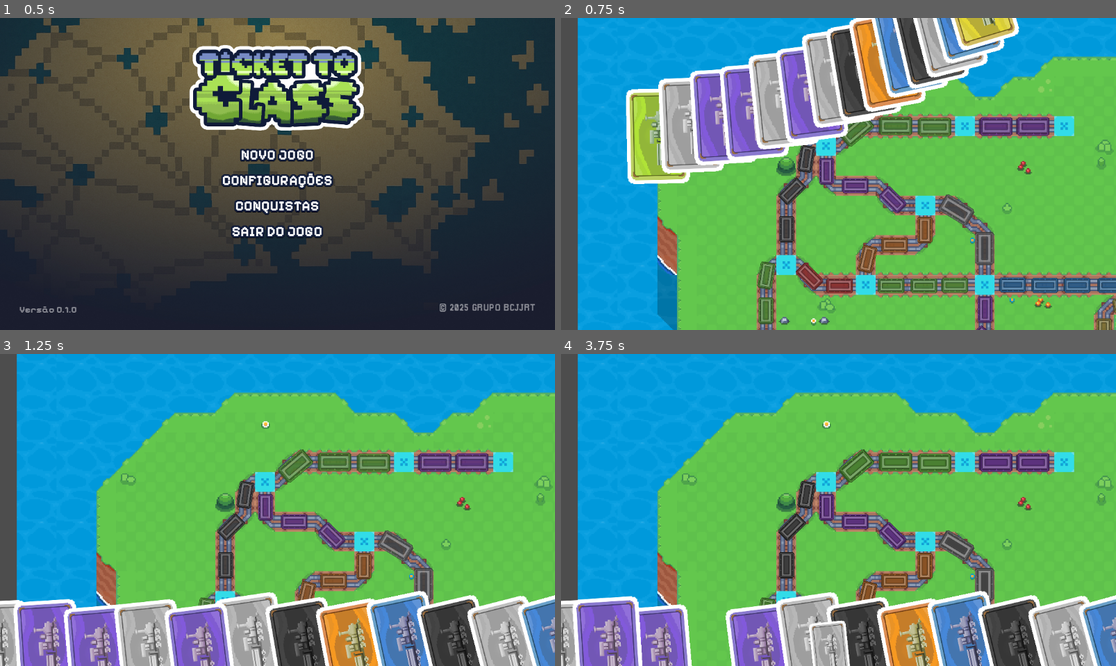
Above: before the commit, frames 1-4 (two rows, left to right).
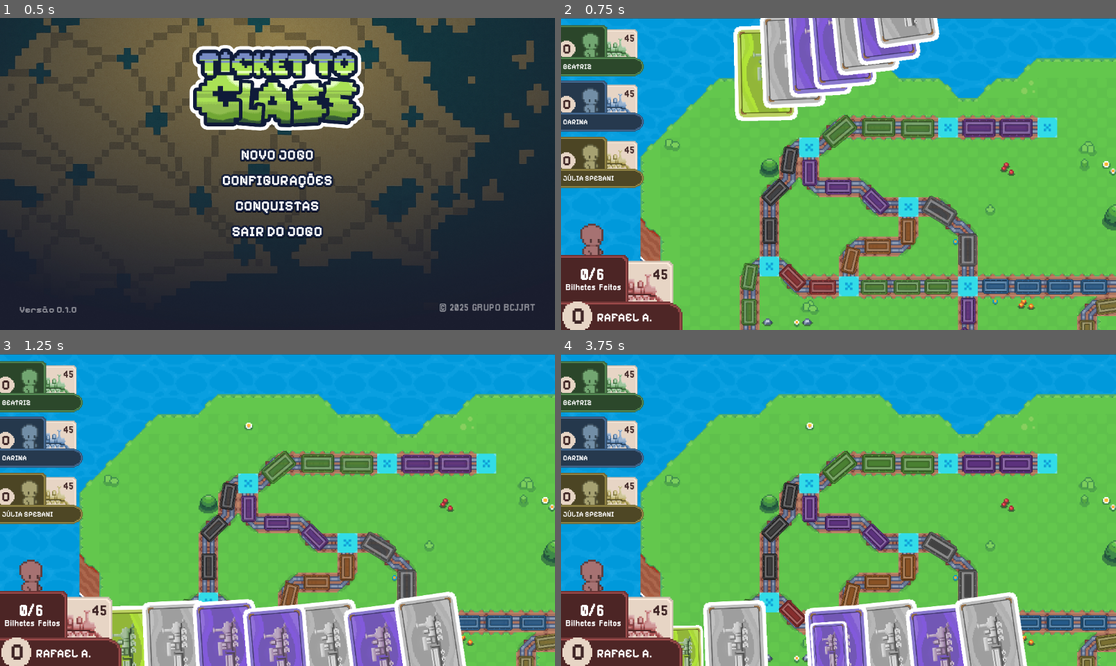
Above: after the commit, the same moments.

Repository: rafaamparo/ticket-to-ride-es2
Game: Godot game, scene res://scenes/main_menu.tscn
Same seed, same stepped clock (60 frames per second), same inputs: the game is played once before the commit and once after it.
Inputs (mouse positions are in pixels of both pictures, inside the frame that each line leads up to):
- Up to frame 1 (0.5 s): no input
- Up to frame 2 (0.75 s): tap Enter at 0.5 s; drag from (838, 155) to (894, 105) at 0.52 s
- Up to frame 3 (1.25 s): no input
- Up to frame 4 (3.75 s): tap Space at 1.25 s; drag from (605, 647) to (760, 653) at 1.27 s; move the mouse to (660, 653) at 2.02 s; click (660, 653) at 2.17 s; drag from (710, 647) to (916, 650) at 2.77 s; drag from (760, 653) to (966, 641) at 3.52 s

Frame 1 is identical in both runs. In frame 2, 54% of the frame differs, in the area x 0-100%, y 0-100%; in frame 3, 44%; in frame 4, 45%.

Commit message:
Adjusts game mechanics and UI elements for player scoring
Reduces the maximum number of cards from 14 to 7 to balance gameplay.

Updates scoring mechanism by deducting points based on necessary moves.

Implements UI changes to display player points dynamically, ensuring players can track their scores effectively.

Diff:
--- a/game_assets/game_scene/object_scripts/cartas_mao_jogador.gd
+++ b/game_assets/game_scene/object_scripts/cartas_mao_jogador.gd
@@ -4,8 +4,9 @@
 var isHoveringCard: bool = false
 var cardBeingDragged: GameCard = null
 var gerenciadorDeTrilhosRef: GerenciadorDeTrilhas = null
+var pontos = 45
 const LARGURA_CARTA: float = 125*0.85
-const QTD_CARTAS: int = 14
+const QTD_CARTAS: int = 7
 const COLLISION_MASK = 1
 
 # Called when the node enters the scene tree for the first time.
@@ -129,6 +130,7 @@
 					actual_card_being_dragged.isBeingAdded = true
 					var freeze_position = actual_card_being_dragged.position
 					var num_vagoes_necessarios = trilha_detectada.get_qtd_vagoes()
+
 					var cartas_a_serem_usadas: Array[GameCard] = []
 					if actual_card_being_dragged in cartas_mesma_cor:
 						cartas_a_serem_usadas.append(actual_card_being_dragged)
@@ -177,6 +179,7 @@
 
 					print(minhas_cartas)
 					trilha_detectada.capturar_trilha()
+					pontos -= num_vagoes_necessarios
 
 					cardBeingDragged = null
 					gerenciadorDeTrilhosRef.unhighlight_all_trilhas()
@@ -296,6 +299,7 @@
 	return null
 
 func _process(_delta: float) -> void:
+	$"../GUI/Jogador Principal/pontos".text = str(pontos)
 	if cardBeingDragged:
 		var mouse_pos = get_viewport().get_mouse_position()
 		if not cardBeingDragged.isBeingAdded:
--- a/scenes/game_scene.tscn
+++ b/scenes/game_scene.tscn
@@ -6,19 +6,28 @@
 [ext_resource type="Script" path="res://game_assets/game_scene/object_scenes/caminhos/trilha.gd" id="4_5jc4f"]
 [ext_resource type="Script" path="res://scenes/gerenciador_de_trilhas.gd" id="4_elrhv"]
 [ext_resource type="PackedScene" uid="uid://j2ecbyo8q7o7" path="res://game_assets/game_scene/object_scenes/caminhos/vagao.tscn" id="5_k8cfs"]
+[ext_resource type="Texture2D" uid="uid://rpbl1vrvd025" path="res://game_assets/game_scene/object_scenes/UI/menu_jogador_vermelho.png" id="7_a2w5e"]
+[ext_resource type="FontFile" uid="uid://eekays4jqcx1" path="res://game_assets/fonts/pixelifysans/PixelifySans-Bold.ttf" id="8_nj13c"]
+[ext_resource type="FontFile" uid="uid://c8fybhkuxj3li" path="res://game_assets/fonts/pixellari/Pixellari.ttf" id="9_f5qeb"]
+[ext_resource type="Texture2D" uid="uid://d2grxjg0qcypy" path="res://game_assets/game_scene/object_scenes/UI/vermelho.png" id="10_d0qty"]
+[ext_resource type="Texture2D" uid="uid://rbxtga8bcgu" path="res://game_assets/game_scene/object_scenes/UI/menu_verde.png" id="11_uje4q"]
+[ext_resource type="Texture2D" uid="uid://b0aabpoemhme0" path="res://game_assets/game_scene/object_scenes/UI/verde.png" id="12_lecj0"]
+[ext_resource type="Texture2D" uid="uid://chxsw34405r4r" path="res://game_assets/game_scene/object_scenes/UI/menu_azul2.png" id="13_jpit7"]
+[ext_resource type="Texture2D" uid="uid://cpssv305lotst" path="res://game_assets/game_scene/object_scenes/UI/azul.png" id="14_sbpnt"]
+[ext_resource type="Texture2D" uid="uid://ddhgfprj2od0o" path="res://game_assets/game_scene/object_scenes/UI/menu_amarelo.png" id="15_d3bbw"]
+[ext_resource type="Texture2D" uid="uid://b25qxp8q8nif7" path="res://game_assets/game_scene/object_scenes/UI/amarelo.png" id="16_18u0u"]
 
 [node name="GameScene" type="Control"]
 layout_mode = 3
 anchors_preset = 15
 anchor_right = 1.0
 anchor_bottom = 1.0
-offset_left = 35.0
-offset_top = -3.0
-offset_right = 1108.0
-offset_bottom = 1574.0
+offset_right = 1073.0
+offset_bottom = 1577.0
 grow_horizontal = 2
 grow_vertical = 2
 mouse_filter = 1
+metadata/_edit_lock_ = true
 
 [node name="Camera2D" parent="." instance=ExtResource("1_gpu2n")]
 anchor_mode = 0
@@ -913,3 +922,262 @@
 [node name="Vagoes2" parent="GerenciadorDeTrilhas/TrilhaVagao50" instance=ExtResource("5_k8cfs")]
 position = Vector2(1216, 1504)
 rotation = 1.5708
+
+[node name="GUI" type="CanvasLayer" parent="."]
+
+[node name="Jogador Principal" type="Control" parent="GUI"]
+layout_mode = 3
+anchors_preset = 0
+offset_top = 473.0
+offset_right = 40.0
+offset_bottom = 513.0
+
+[node name="Rafael" type="TextureRect" parent="GUI/Jogador Principal"]
+offset_top = 19.0
+offset_right = 252.0
+offset_bottom = 175.0
+texture = ExtResource("7_a2w5e")
+expand_mode = 1
+stretch_mode = 4
+
+[node name="Nome" type="Label" parent="GUI/Jogador Principal"]
+layout_mode = 0
+offset_left = 74.0
+offset_top = 134.0
+offset_right = 189.0
+offset_bottom = 164.0
+theme_override_fonts/font = ExtResource("8_nj13c")
+theme_override_font_sizes/font_size = 25
+text = "RAFAEL A."
+
+[node name="bilhetes_relacao" type="Label" parent="GUI/Jogador Principal"]
+layout_mode = 0
+offset_left = 39.0
+offset_top = 45.0
+offset_right = 90.0
+offset_bottom = 80.0
+theme_override_fonts/font = ExtResource("9_f5qeb")
+theme_override_font_sizes/font_size = 34
+text = "0/6"
+
+[node name="bilhetes_relacao2" type="Label" parent="GUI/Jogador Principal"]
+layout_mode = 0
+offset_left = 9.0
+offset_top = 78.0
+offset_right = 125.0
+offset_bottom = 97.0
+theme_override_fonts/font = ExtResource("9_f5qeb")
+theme_override_font_sizes/font_size = 18
+text = "Bilhetes Feitos"
+
+[node name="bilhetes" type="Label" parent="GUI/Jogador Principal"]
+layout_mode = 0
+offset_left = 21.0
+offset_top = 116.0
+offset_right = 50.0
+offset_bottom = 175.0
+theme_override_colors/font_color = Color(0.247059, 0.14902, 0.14902, 1)
+theme_override_fonts/font = ExtResource("8_nj13c")
+theme_override_font_sizes/font_size = 48
+text = "0
+"
+
+[node name="pontos" type="Label" parent="GUI/Jogador Principal"]
+layout_mode = 0
+offset_left = 190.0
+offset_top = 47.0
+offset_right = 222.0
+offset_bottom = 78.0
+theme_override_colors/font_color = Color(0.247059, 0.14902, 0.14902, 1)
+theme_override_fonts/font = ExtResource("9_f5qeb")
+theme_override_font_sizes/font_size = 30
+text = "45
+"
+
+[node name="TextureRect" type="TextureRect" parent="GUI/Jogador Principal"]
+clip_contents = true
+layout_mode = 0
+offset_left = 40.0
+offset_top = -46.0
+offset_right = 160.0
+offset_bottom = 117.0
+scale = Vector2(0.4, 0.4)
+texture = ExtResource("10_d0qty")
+expand_mode = 1
+stretch_mode = 2
+
+[node name="Control" type="Control" parent="GUI"]
+layout_mode = 3
+anchors_preset = 0
+offset_top = -30.0
+offset_right = 40.0
+offset_bottom = 10.0
+
+[node name="TextureRect" type="TextureRect" parent="GUI/Control"]
+layout_mode = 0
+offset_top = 45.0
+offset_right = 172.0
+offset_bottom = 151.173
+texture = ExtResource("11_uje4q")
+expand_mode = 5
+stretch_mode = 4
+
+[node name="TextureRect2" type="TextureRect" parent="GUI/Control"]
+clip_contents = true
+offset_left = 43.0
+offset_top = 60.0
+offset_right = 163.0
+offset_bottom = 229.0
+scale = Vector2(0.3, 0.3)
+texture = ExtResource("12_lecj0")
+expand_mode = 1
+stretch_mode = 2
+
+[node name="Nome" type="Label" parent="GUI/Control"]
+offset_left = 4.0
+offset_top = 122.0
+offset_right = 119.0
+offset_bottom = 145.0
+theme_override_fonts/font = ExtResource("8_nj13c")
+theme_override_font_sizes/font_size = 15
+text = "BEATRIZ
+"
+
+[node name="bilhetes" type="Label" parent="GUI/Control"]
+offset_left = 3.0
+offset_top = 76.0
+offset_right = 24.0
+offset_bottom = 115.0
+theme_override_colors/font_color = Color(0.247059, 0.14902, 0.14902, 1)
+theme_override_fonts/font = ExtResource("8_nj13c")
+theme_override_font_sizes/font_size = 30
+text = "0
+"
+
+[node name="pontos" type="Label" parent="GUI/Control"]
+offset_left = 131.0
+offset_top = 64.0
+offset_right = 157.0
+offset_bottom = 84.0
+theme_override_colors/font_color = Color(0.247059, 0.14902, 0.14902, 1)
+theme_override_fonts/font = ExtResource("9_f5qeb")
+theme_override_font_sizes/font_size = 20
+text = "45
+"
+
+[node name="Control2" type="Control" parent="GUI"]
+layout_mode = 3
+anchors_preset = 0
+offset_top = 85.0
+offset_right = 40.0
+offset_bottom = 125.0
+
+[node name="TextureRect" type="TextureRect" parent="GUI/Control2"]
+layout_mode = 0
+offset_top = 45.0
+offset_right = 172.0
+offset_bottom = 151.173
+texture = ExtResource("13_jpit7")
+expand_mode = 5
+stretch_mode = 4
+
+[node name="TextureRect2" type="TextureRect" parent="GUI/Control2"]
+clip_contents = true
+offset_left = 43.0
+offset_top = 60.0
+offset_right = 163.0
+offset_bottom = 229.0
+scale = Vector2(0.3, 0.3)
+texture = ExtResource("14_sbpnt")
+expand_mode = 1
+stretch_mode = 2
+
+[node name="Nome" type="Label" parent="GUI/Control2"]
+offset_left = 4.0
+offset_top = 122.0
+offset_right = 132.0
+offset_bottom = 145.0
+theme_override_fonts/font = ExtResource("8_nj13c")
+theme_override_font_sizes/font_size = 15
+text = "CARINA
+"
+
+[node name="bilhetes" type="Label" parent="GUI/Control2"]
+offset_left = 3.0
+offset_top = 76.0
+offset_right = 24.0
+offset_bottom = 115.0
+theme_override_colors/font_color = Color(0.247059, 0.14902, 0.14902, 1)
+theme_override_fonts/font = ExtResource("8_nj13c")
+theme_override_font_sizes/font_size = 30
+text = "0
+"
+
+[node name="pontos" type="Label" parent="GUI/Control2"]
+offset_left = 131.0
+offset_top = 64.0
+offset_right = 157.0
+offset_bottom = 84.0
+theme_override_colors/font_color = Color(0.247059, 0.14902, 0.14902, 1)
+theme_override_fonts/font = ExtResource("9_f5qeb")
+theme_override_font_sizes/font_size = 20
+text = "45
+"
+
+[node name="Control3" type="Control" parent="GUI"]
+layout_mode = 3
+anchors_preset = 0
+offset_top = 202.0
+offset_right = 40.0
+offset_bottom = 242.0
+
+[node name="TextureRect" type="TextureRect" parent="GUI/Control3"]
+layout_mode = 0
+offset_top = 45.0
+offset_right = 172.0
+offset_bottom = 151.173
+texture = ExtResource("15_d3bbw")
+expand_mode = 5
+stretch_mode = 4
+
+[node name="TextureRect2" type="TextureRect" parent="GUI/Control3"]
+clip_contents = true
+offset_left = 43.0
+offset_top = 60.0
+offset_right = 163.0
+offset_bottom = 229.0
+scale = Vector2(0.3, 0.3)
+texture = ExtResource("16_18u0u")
+expand_mode = 1
+stretch_mode = 2
+
+[node name="Nome" type="Label" parent="GUI/Control3"]
+offset_left = 4.0
+offset_top = 122.0
+offset_right = 132.0
+offset_bottom = 145.0
+theme_override_fonts/font = ExtResource("8_nj13c")
+theme_override_font_sizes/font_size = 15
+text = "JÚLIA SPEZANI"
+
+[node name="bilhetes" type="Label" parent="GUI/Control3"]
+offset_left = 3.0
+offset_top = 76.0
+offset_right = 24.0
+offset_bottom = 115.0
+theme_override_colors/font_color = Color(0.247059, 0.14902, 0.14902, 1)
+theme_override_fonts/font = ExtResource("8_nj13c")
+theme_override_font_sizes/font_size = 30
+text = "0
+"
+
+[node name="pontos" type="Label" parent="GUI/Control3"]
+offset_left = 131.0
+offset_top = 64.0
+offset_right = 157.0
+offset_bottom = 84.0
+theme_override_colors/font_color = Color(0.247059, 0.14902, 0.14902, 1)
+theme_override_fonts/font = ExtResource("9_f5qeb")
+theme_override_font_sizes/font_size = 20
+text = "45
+"
Binary file added: game_assets/game_scene/object_scenes/UI/amarelo.png
Not shown, added: game_assets/game_scene/object_scenes/UI/amarelo.png.import
Binary file added: game_assets/game_scene/object_scenes/UI/azul.png
Not shown, added: game_assets/game_scene/object_scenes/UI/azul.png.import
Binary file added: game_assets/game_scene/object_scenes/UI/menu_amarelo.png
Not shown, added: game_assets/game_scene/object_scenes/UI/menu_amarelo.png.import
Binary file added: game_assets/game_scene/object_scenes/UI/menu_azul2.png
Not shown, added: game_assets/game_scene/object_scenes/UI/menu_azul2.png.import
Binary file added: game_assets/game_scene/object_scenes/UI/menu_jogador_amarelo.png
Not shown, added: game_assets/game_scene/object_scenes/UI/menu_jogador_amarelo.png.import
Binary file added: game_assets/game_scene/object_scenes/UI/menu_jogador_azul.png
Not shown, added: game_assets/game_scene/object_scenes/UI/menu_jogador_azul.png.import
(and 13 more such lines)
